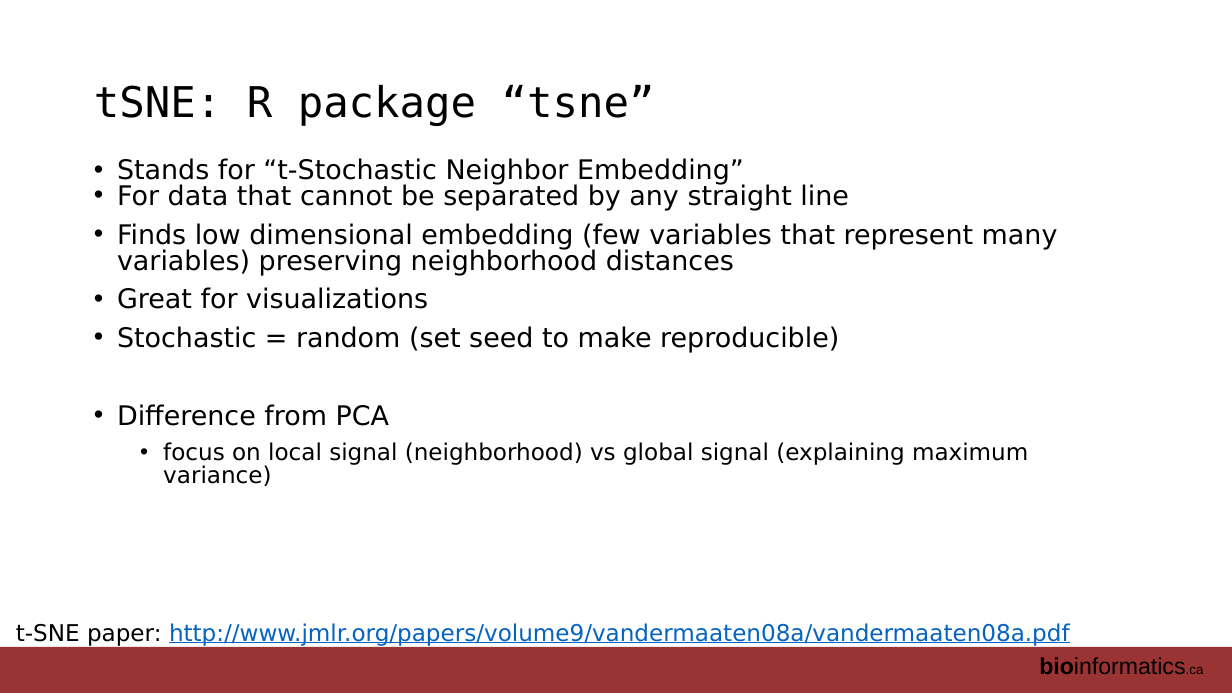
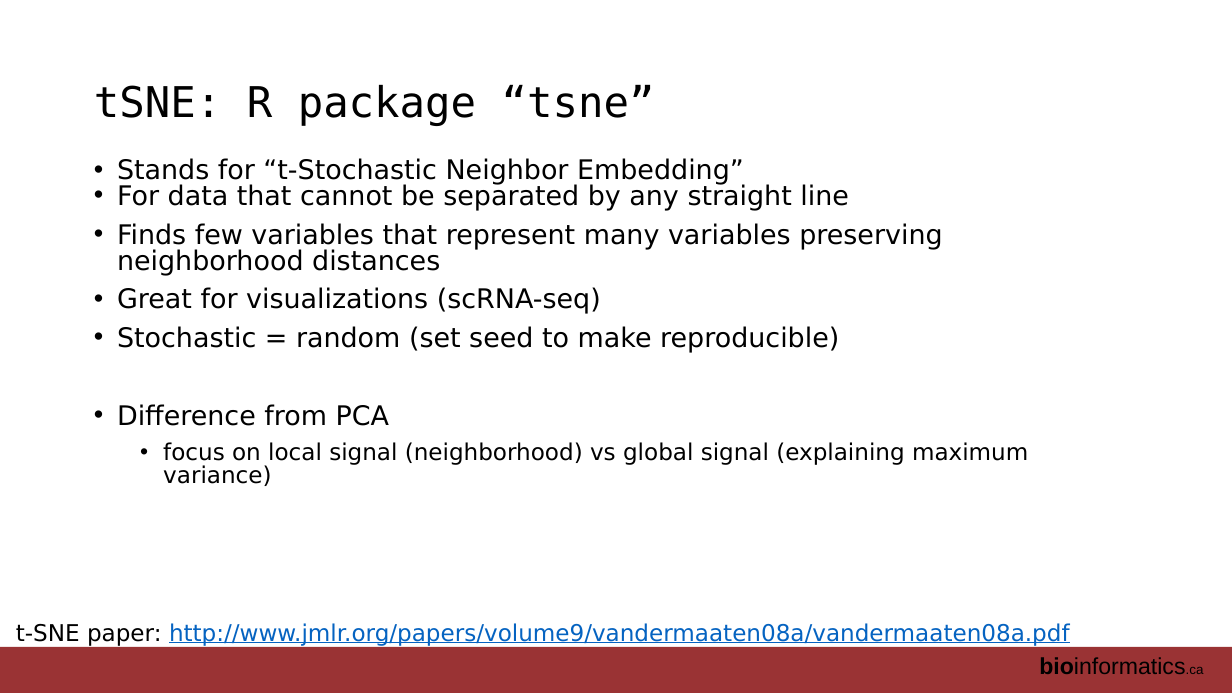
Before and after one commit to RealPaiLab/CBW_AUR2023, a slide deck: slide 33 of book/lectures/AUR_2023_Module2_DimensionReduction.pptx (slide 13 before the commit). Drawn at 1232x693 pixels with LibreOffice and Linux fonts; fonts in the diff are those of the drawing. Boxes give left, top, right and bottom in pixels: in the first picture for what was removed or moved away, otherwise in the second. Text is boxed around its words. In the diff, an @@ line names an element or a change of style, - is before the commit and + after.

```diff
--- a/book/lectures/AUR_2023_Module2_DimensionReduction.pptx
+++ b/book/lectures/AUR_2023_Module2_DimensionReduction.pptx
@@ text at [117, 223, 942, 314]: text changed @@
-• Finds low dimensional embedding (few variables that represent many variables) preserving neighborhood distances
-• Great for visualizations
+• Finds few variables that represent many variables preserving neighborhood distances
+• Great for visualizations (scRNA-seq)
```
Also in this commit, not shown: 6 other slides changed, 26 slides added, 6 slides removed.
